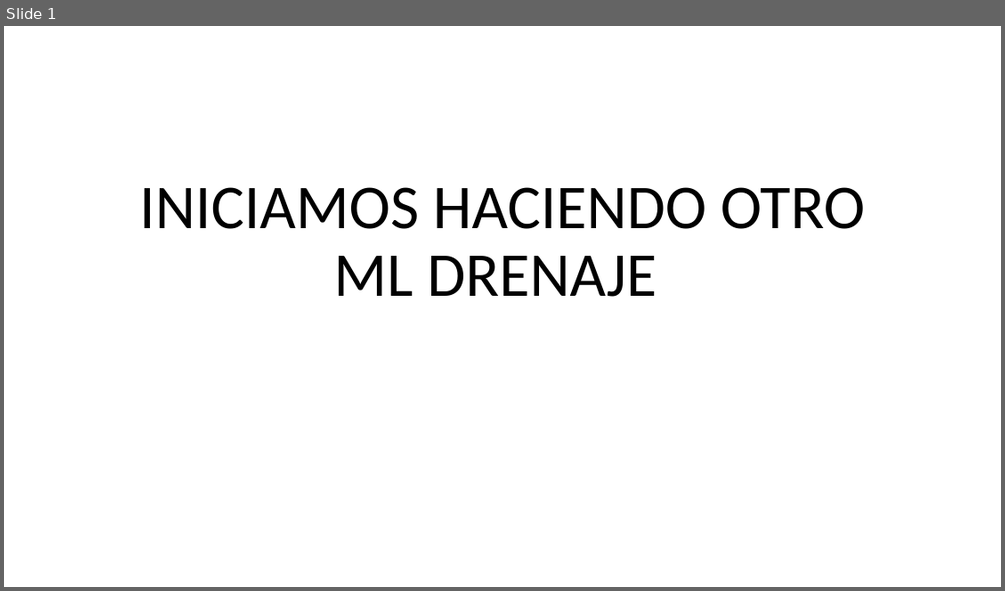
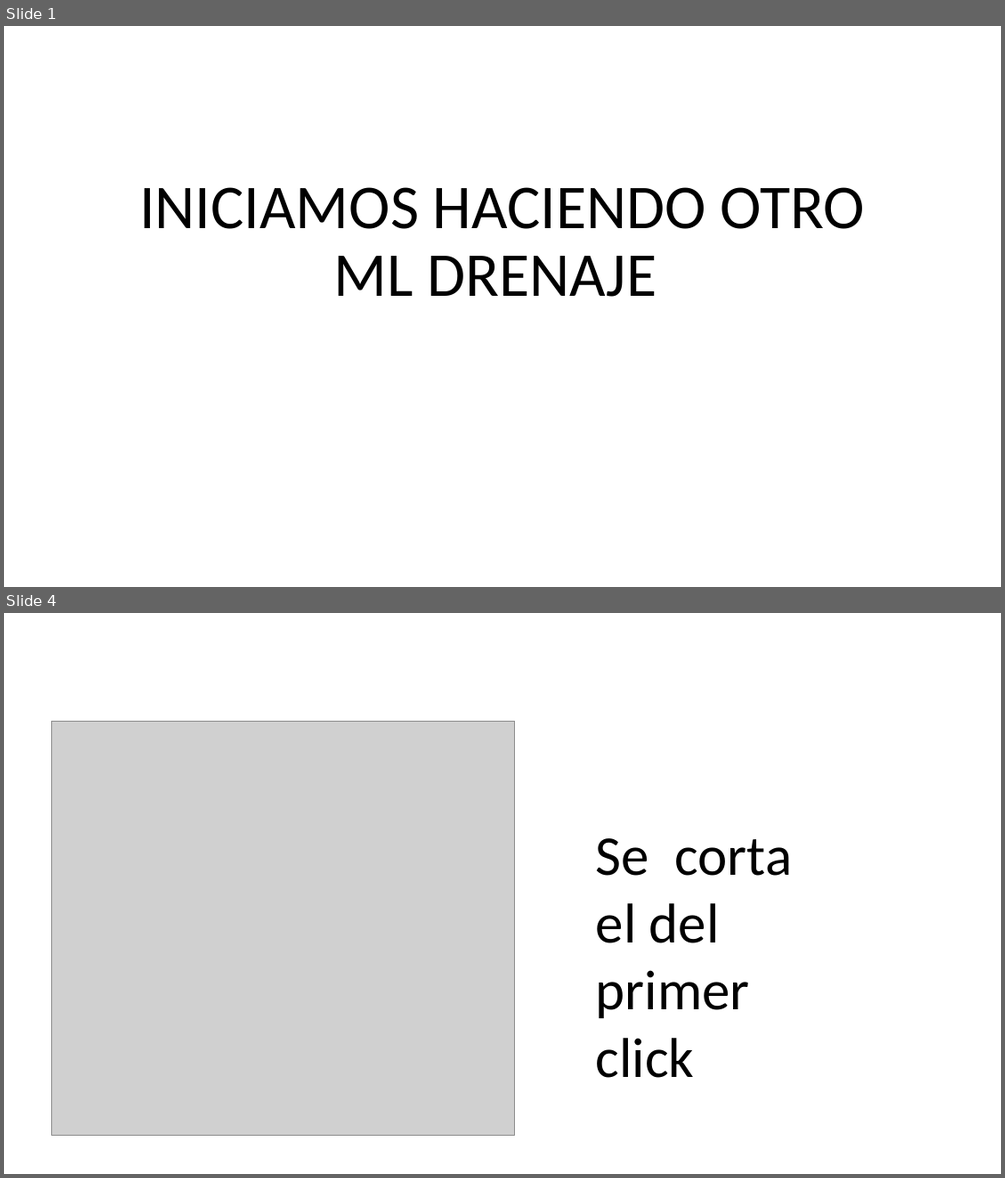
Before and after one commit to IvanRivera007/gitdocs-2026, a slide deck: AUTOCAD INTECAP/apuntes powerpoint/CLASE 10, Miercoles 18 Marzo.pptx. Shown one above the other, each under a label of ours: slide 1 before the commit, slides 1 and 4 after it; the slides between them are not shown. The pictures are 1005x591 and 1005x1178 pixels, drawn with LibreOffice and Linux fonts; fonts in the diff are those of the drawing; grey boxes stand for pictures. Boxes give left, top, right and bottom in pixels: in the first picture for what was removed or moved away, otherwise in the second. Text is boxed around its words. In the diff, an @@ line names an element or a change of style, - is before the commit and + after.

```diff
--- a/AUTOCAD INTECAP/apuntes powerpoint/CLASE 10, Miercoles 18 Marzo.pptx
+++ b/AUTOCAD INTECAP/apuntes powerpoint/CLASE 10, Miercoles 18 Marzo.pptx
@@ slide 4 added at [4,613,1001,1174], background #FFFFFF @@
@@ picture added at [51,721,515,1135] @@
@@ text added at [596,838,792,1078], 54 pt, text #000000 @@
+Se corta el del primer click
```
Also in this commit, not shown: 16 other slides added, 6 slides removed, 4 other files.
